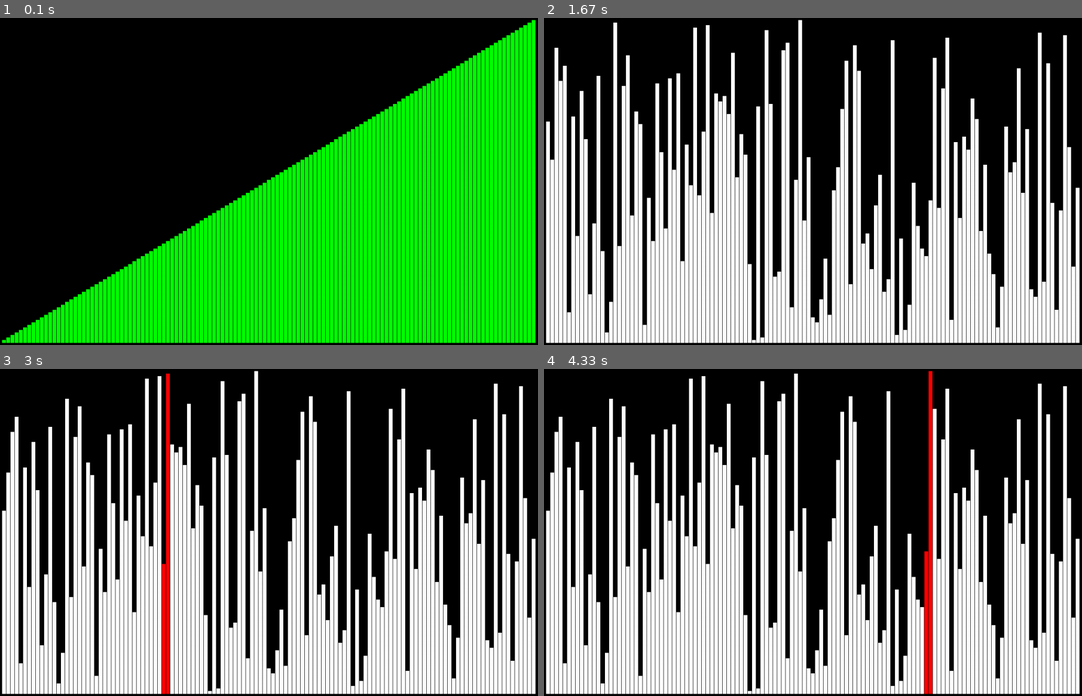
Above: before the commit, frames 1-4 (two rows, left to right).
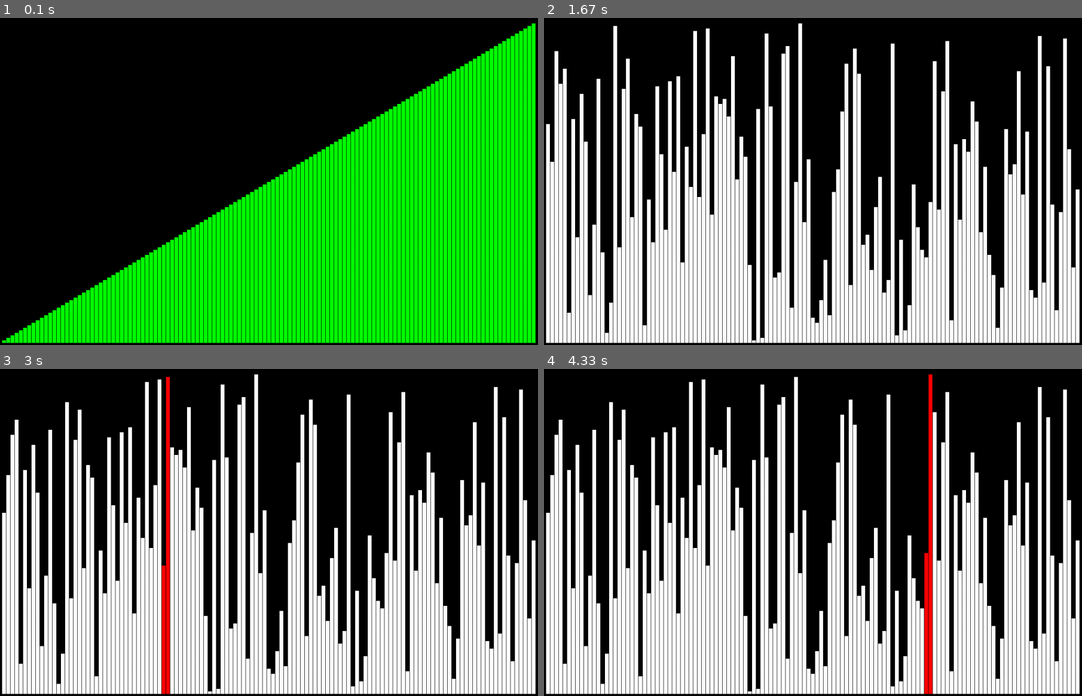
Above: after the commit, the same moments.

Repository: thiagolopes/sorting-algorithms-pygame
Game: pygame game, started from sort.py
Two runs of this game, one before a commit and one after it. Both use one fixed random seed, a clock stepped at 60 frames per second and the inputs below.
Inputs:
- Up to frame 1 (0.1 s): no input
- Up to frame 2 (1.67 s): hold R 0.33-0.8 s; hold Backspace 0.83-1.3 s; tap Enter at 1.33 s
- Up to frame 3 (3 s): tap Space at 1.67, 2.07, 2.37, 2.57, 2.9 s
- Up to frame 4 (4.33 s): tap Space at 3.2, 3.4, 3.7, 3.97, 4.3 s

The runs differ from the first frame. In frame 1, 0.7% of the frame differs, in the area x 0-100%, y 0-99%; in frame 2, 0.7%; in frame 3, 0.7%; in frame 4, 0.7%.

Commit message:
Update draw style - final fix bug

Diff:
--- a/sort.py
+++ b/sort.py
@@ -1,6 +1,5 @@
-import math
 import sys
-from random import shuffle
+import random
 
 import pygame
 from pygame import Vector2
@@ -67,7 +66,7 @@
         self.index_step = START
         self.finished = False
         self.dirty_index = []
-        shuffle(self.elements)
+        random.shuffle(self.elements)
 
 
 class Grid:
@@ -79,17 +78,16 @@
         self.last_dirty_indexes = []
 
     def draw_index(self, index, total, element, color):
-        top = self.size.x / total
-        left = self.size.y / total
-        offset = self.size.y
+        top = self.size.x // total
+        left = self.size.y // total
 
-        width = math.trunc(top) - 1
-        height = math.ceil(left)
+        width = top - 1
+        height = left
 
         if width < 1:
             width = 1
 
-        pos = pygame.Rect(index * top, offset - (element * left), width, height * element)
+        pos = pygame.Rect(index * top, self.size.y - (element * left), width, height * element)
         self.surface.fill(color, pos)
 
     def draw_clear_last_indexes(self):
@@ -141,8 +139,13 @@
                 bubble.step()
             if event.key == pygame.K_BACKSPACE:
                 play = False
-                elements = list(range(1, TOTAL))
+                elements = list(range(START, TOTAL))
                 bubble = BubbleSort(elements)
+            if event.key == pygame.K_r:
+                play = False
+                elements = [random.randint(START, TOTAL) for _ in range(START, TOTAL)]
+                bubble = BubbleSort(elements)
+                bubble.finished = False
 
     if play:
         t = bubble.step()
